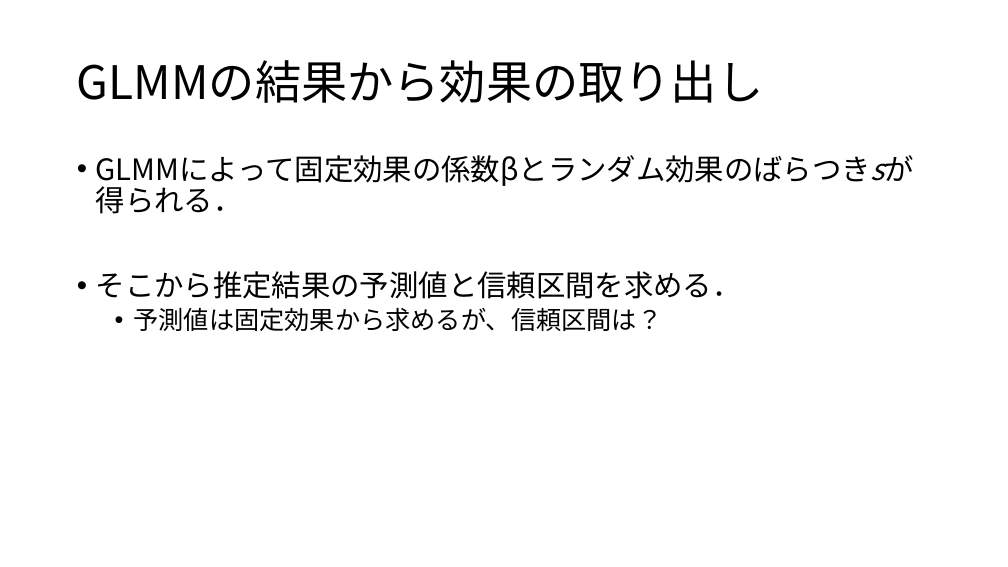
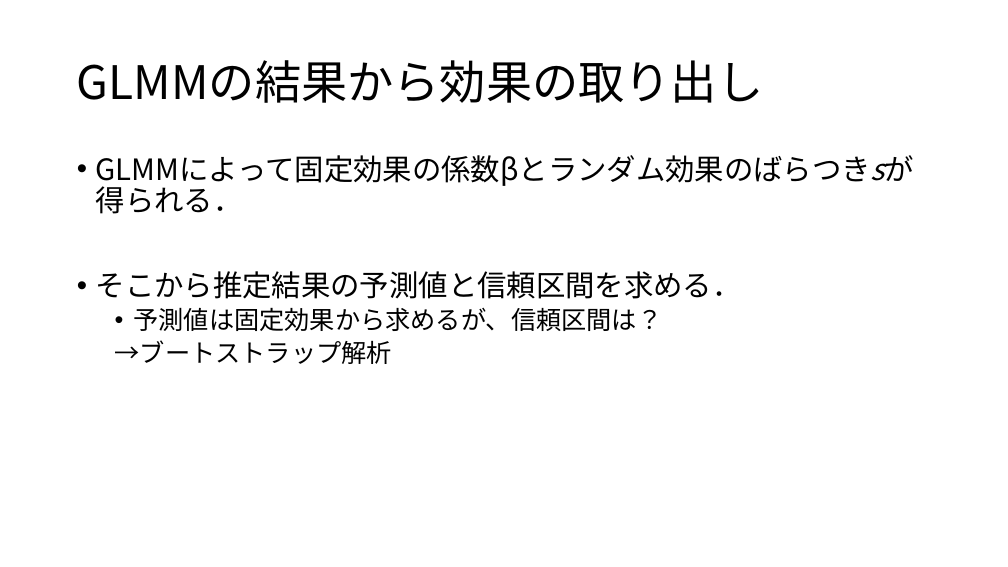
Before and after one commit to KoHMB/Shigen_kensyu_FRA, a slide deck: slide 6 of R/スライド/第30回.pptx. Drawn at 1008x567 pixels with LibreOffice and Linux fonts; fonts in the diff are those of the drawing. Boxes give left, top, right and bottom in pixels: in the first picture for what was removed or moved away, otherwise in the second. Text is boxed around its words. In the diff, an @@ line names an element or a change of style, - is before the commit and + after.

```diff
--- a/R/スライド/第30回.pptx
+++ b/R/スライド/第30回.pptx
@@ text at box(115, 340, 392, 364): paragraph added @@
+  →ブートストラップ解析
```
Also in this commit, not shown: 1 other slide changed, 3 other files.
